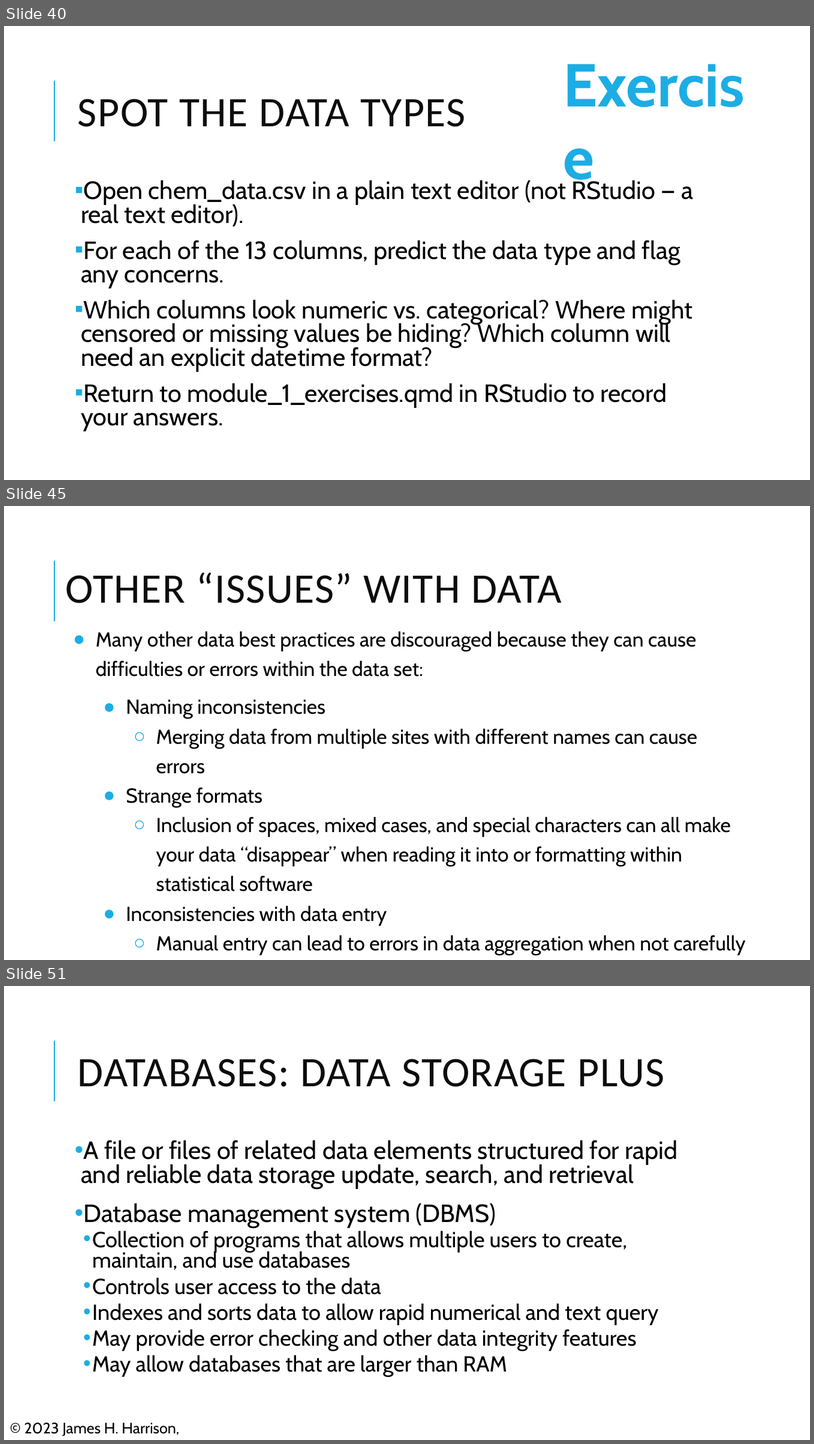
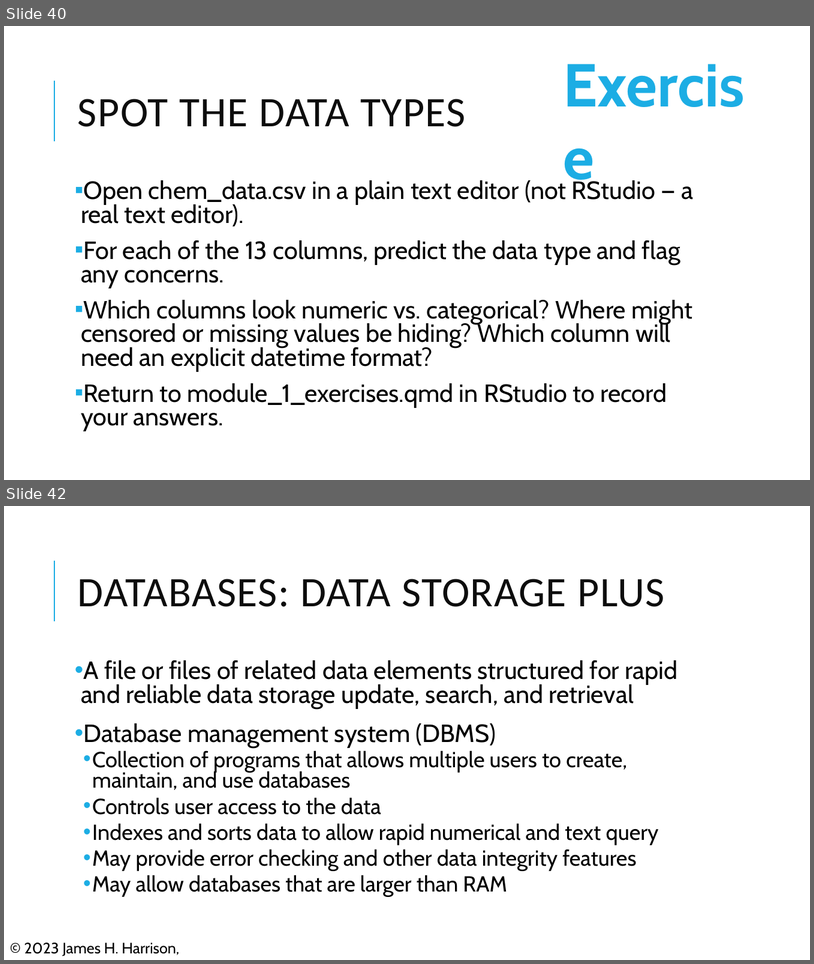
Before and after one commit to pcmathias/MSACL-data-literacy, a slide deck: updates_2026/presentations/Module 1 Slides.pptx. Shown one above the other, each under a label of ours: slides 40, 45 and 51 before the commit, slides 40 and 42 after it; the slides between them are not shown. The pictures are 814x1444 and 814x964 pixels, drawn with LibreOffice and Linux fonts; fonts in the diff are those of the drawing; background and template pictures are left out. Boxes give left, top, right and bottom in pixels: in the first picture for what was removed or moved away, otherwise in the second. Text is boxed around its words. In the diff, an @@ line names an element or a change of style, - is before the commit and + after.

```diff
--- a/updates_2026/presentations/Module 1 Slides.pptx
+++ b/updates_2026/presentations/Module 1 Slides.pptx
@@ slide 45 removed at <box>4,506,810,960</box>, background #FFFFFF; not listed: 1 template element that a slide beside it also shows @@
@@ title removed at <box>65,572,561,603</box> @@
-OTHER “ISSUES” WITH DATA
@@ text removed at <box>96,631,746,955</box> @@
-● Many other data best practices are discouraged because they can cause difficulties or errors within the data set:
-  ● Naming inconsistencies
-    ○ Merging data from multiple sites with different names can cause errors
-  ● Strange formats
-    ○ Inclusion of spaces, mixed cases, and special characters can all make your data “disappear” when reading it into or formatting within statistical software
-  ● Inconsistencies with data entry
-    ○ Manual entry can lead to errors in data aggregation when not carefully controlled
@@ what was slide 51 is now slide 42 @@
```
Also in this commit, not shown: 8 other slides removed, 2 other files.
